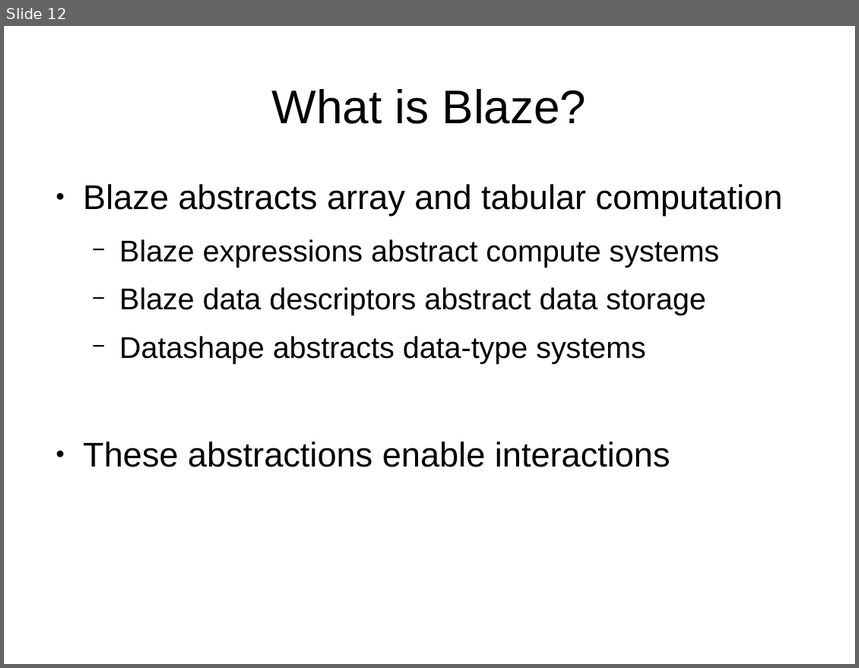
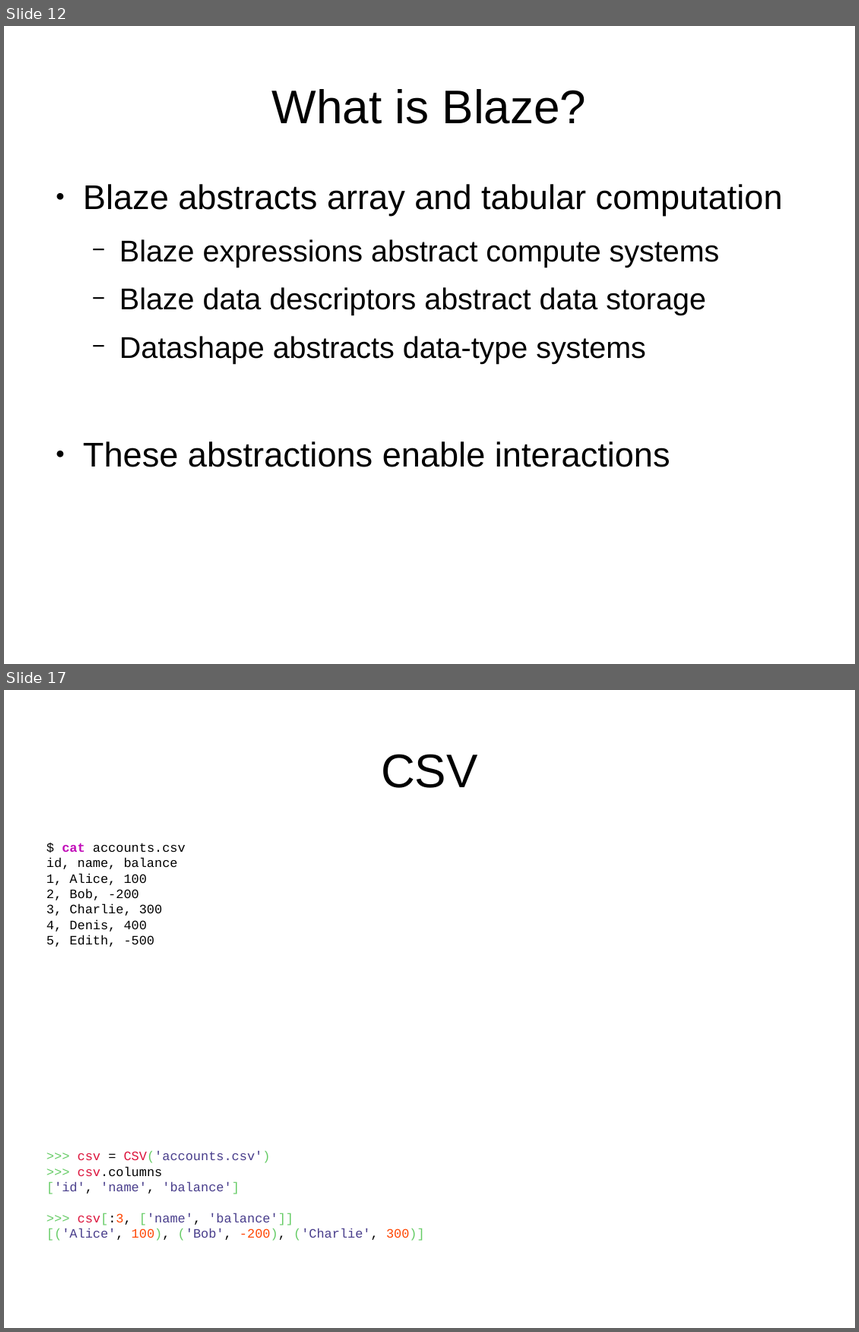
Before and after one commit to mrocklin/blaze-scipy-2014, a slide deck: SciPy2014Blaze.odp. Shown one above the other, each under a label of ours: slide 12 before the commit, slides 12 and 17 after it; the slides between them are not shown. The pictures are 859x668 and 859x1332 pixels, drawn with LibreOffice and Linux fonts; fonts in the diff are those of the drawing; background and template pictures are left out. Boxes give left, top, right and bottom in pixels: in the first picture for what was removed or moved away, otherwise in the second. Text is boxed around its words. In the diff, an @@ line names an element or a change of style, - is before the commit and + after.

```diff
--- a/SciPy2014Blaze.odp
+++ b/SciPy2014Blaze.odp
@@ slide 17 added at (4, 690, 855, 1328), background picture (left out) @@
@@ title added at (381, 754, 478, 788), 44 pt, text #000000 @@
+CSV
@@ text added at (47, 843, 425, 1241), 12 pt, text #000000 @@
+$ cat accounts.csv
+id, name, balance
+1, Alice, 100
+2, Bob, -200
+3, Charlie, 300
+4, Denis, 400
+5, Edith, -500
+>>> csv = CSV('accounts.csv')
+>>> csv.columns
+['id', 'name', 'balance']
+>>> csv[:3, ['name', 'balance']]
+[('Alice', 100), ('Bob', -200), ('Charlie', 300)]
```
Also in this commit, not shown: 1 slide changed, 9 other slides added.
